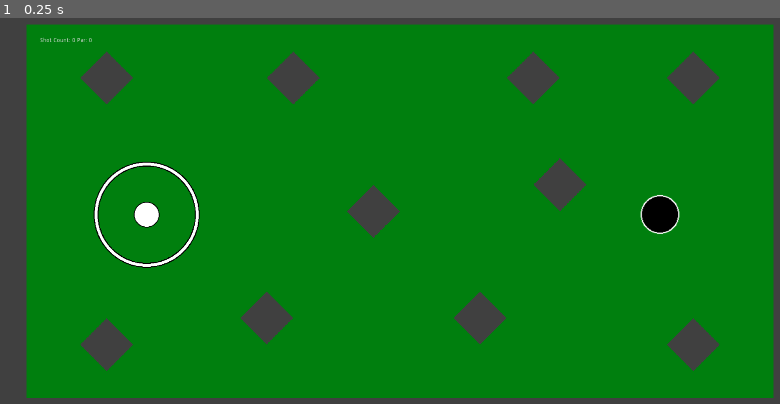
Above: before the commit, frame 1.
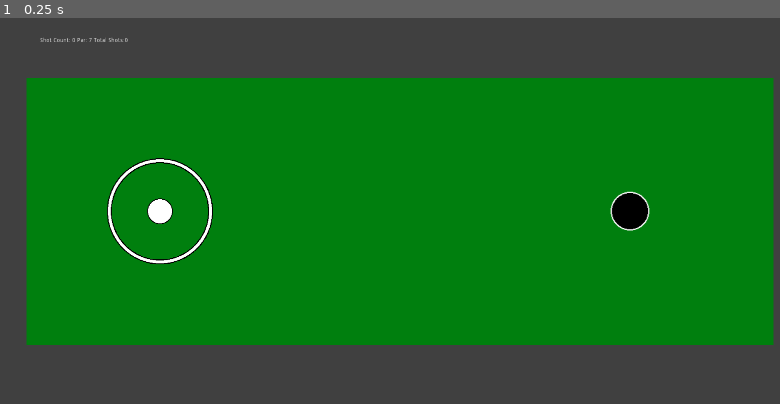
Above: after the commit, the same moment.

Repository: Beetron/2dgolf
Game: Godot game, scene res://Level A.tscn
Two runs of this game, one before a commit and one after it. Both use one fixed random seed, a clock stepped at 60 frames per second and the inputs below. Before the commit the project starts from res://Level I.tscn.
Inputs:
- Up to frame 1 (0.25 s): no input

The runs differ from the first frame. In frame 1, 31% of the frame differs, in the area x 3-100%, y 1-99%.

Commit message:
Total Score count

Diff:
--- a/GUI.gd
+++ b/GUI.gd
@@ -8,4 +8,5 @@
 
 func _on_Ball_shotCountChanged(shotCount):
 	get_node("HBoxContainer/Shot Count").changeShotCount(shotCount)
+	get_node("HBoxContainer/TotalShots").updateTotalCount()
 	return
--- a/GUI.tscn
+++ b/GUI.tscn
@@ -1,7 +1,8 @@
-[gd_scene load_steps=3 format=2]
+[gd_scene load_steps=4 format=2]
 
 [ext_resource path="res://GUI.gd" type="Script" id=1]
 [ext_resource path="res://Shot Count.gd" type="Script" id=2]
+[ext_resource path="res://TotalShots.gd" type="Script" id=3]
 
 [node name="GUI" type="MarginContainer"]
 anchor_left = 0.05
@@ -32,3 +33,10 @@
 margin_top = 63.0
 margin_right = 4.0
 margin_bottom = 77.0
+
+[node name="TotalShots" type="Label" parent="HBoxContainer"]
+margin_left = 8.0
+margin_top = 63.0
+margin_right = 8.0
+margin_bottom = 77.0
+script = ExtResource( 3 )
--- /dev/null
+++ b/GlobalPlayerVars.gd
@@ -0,0 +1,6 @@
+extends Node
+
+var totalScore = 0
+
+func _ready():
+	pass
--- a/Shot Count.gd
+++ b/Shot Count.gd
@@ -6,4 +6,5 @@
 
 func changeShotCount(shotCount):
 	text = "Shot Count: " + shotCount as String
+	GlobalPlayerVars.totalScore += 1
 	return
--- /dev/null
+++ b/TotalShots.gd
@@ -0,0 +1,9 @@
+extends Label
+
+func _ready():
+	text = "Total Shots:" + GlobalPlayerVars.totalScore as String
+	return
+
+func updateTotalCount():
+	text = "Total Shots: " + GlobalPlayerVars.totalScore as String
+	return
--- a/project.godot
+++ b/project.godot
@@ -16,8 +16,12 @@
 [application]
 
 config/name="2D Golf"
-run/main_scene="res://Level I.tscn"
+run/main_scene="res://Level A.tscn"
 config/icon="res://icon.png"
+
+[autoload]
+
+GlobalPlayerVars="*res://GlobalPlayerVars.gd"
 
 [display]
 
